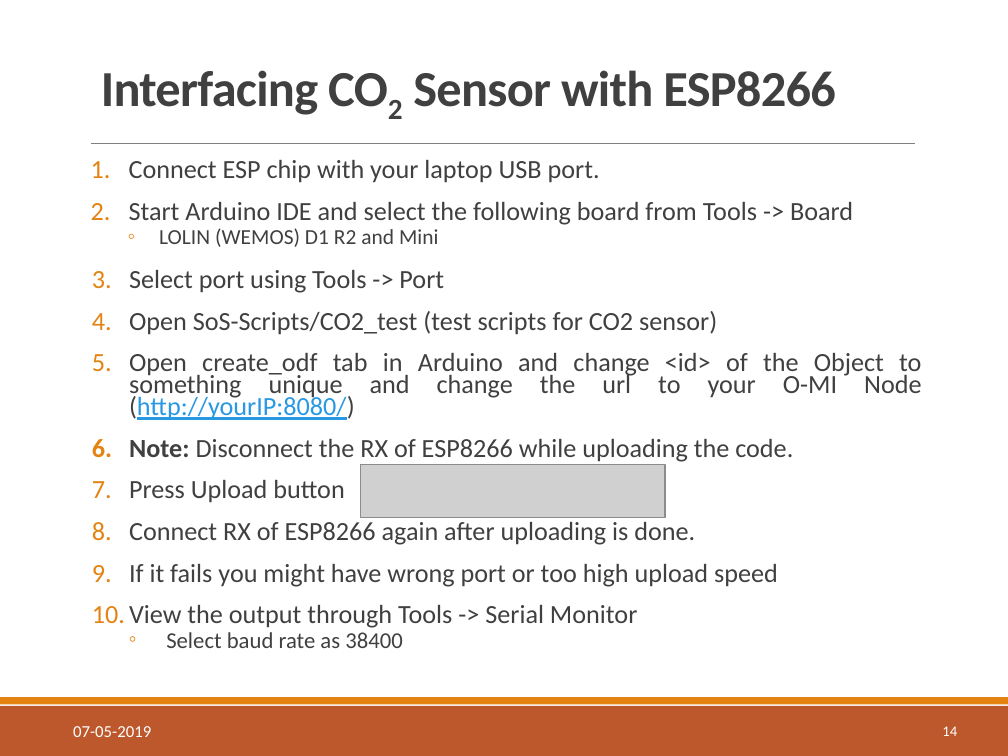
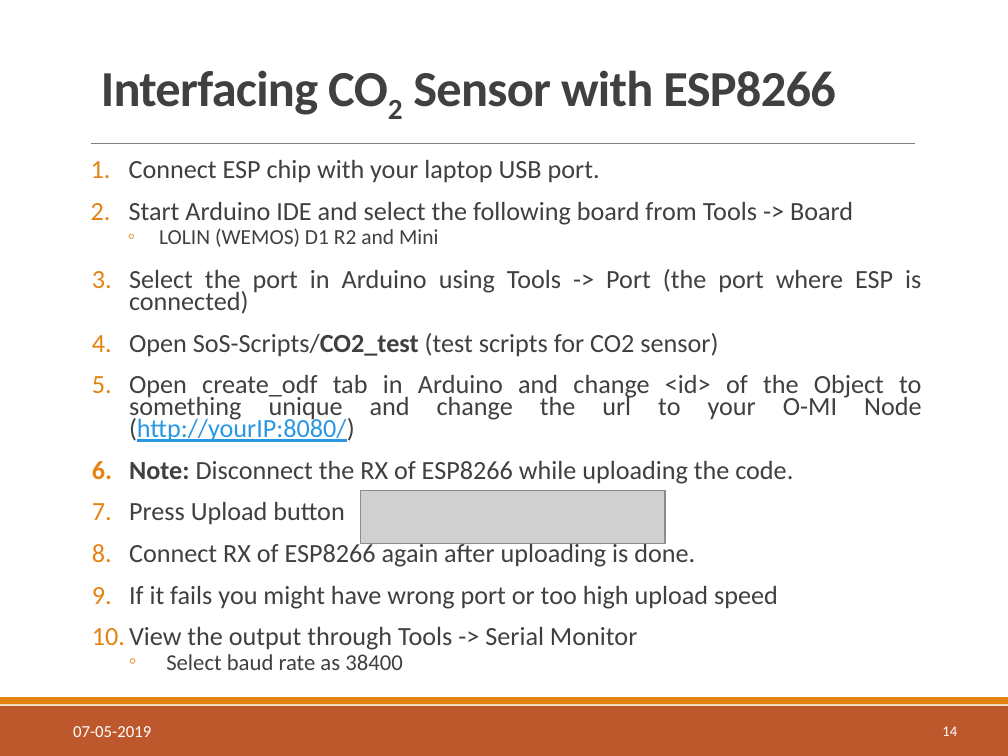
Before and after one commit to AaltoAsia/SoS-Scripts, a slide deck: slide 14 of sos-tutorial.pptx. Drawn at 1008x756 pixels with LibreOffice and Linux fonts; fonts in the diff are those of the drawing; grey boxes stand for pictures; background and template pictures are left out. Boxes give left, top, right and bottom in pixels: in the first picture for what was removed or moved away, otherwise in the second. Text is boxed around its words. In the diff, an @@ line names an element or a change of style, - is before the commit and + after.

```diff
--- a/sos-tutorial.pptx
+++ b/sos-tutorial.pptx
@@ text at box(129, 269, 921, 314): text changed @@
-3. Select port using Tools -> Port
+3. Select the port in Arduino using Tools -> Port (the port where ESP is connected)
@@ text at box(129, 333, 718, 357): bold on in "SoS-Scripts/CO2_test" @@
@@ picture: place and size @@
-picture at box(361, 465, 665, 517)
+picture at box(361, 491, 665, 543)
```
Also in this commit, not shown: 4 other slides changed, 1 other file.
